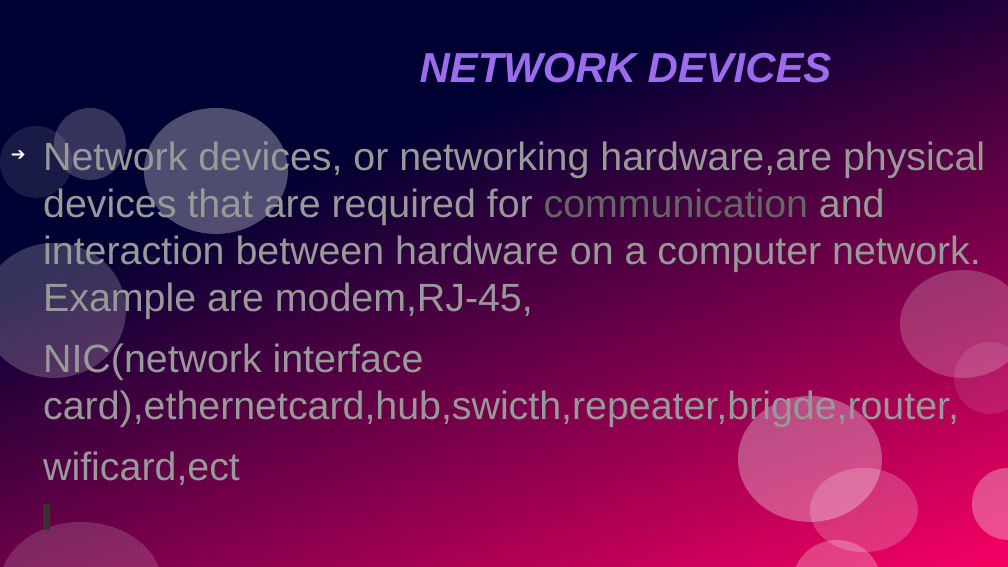
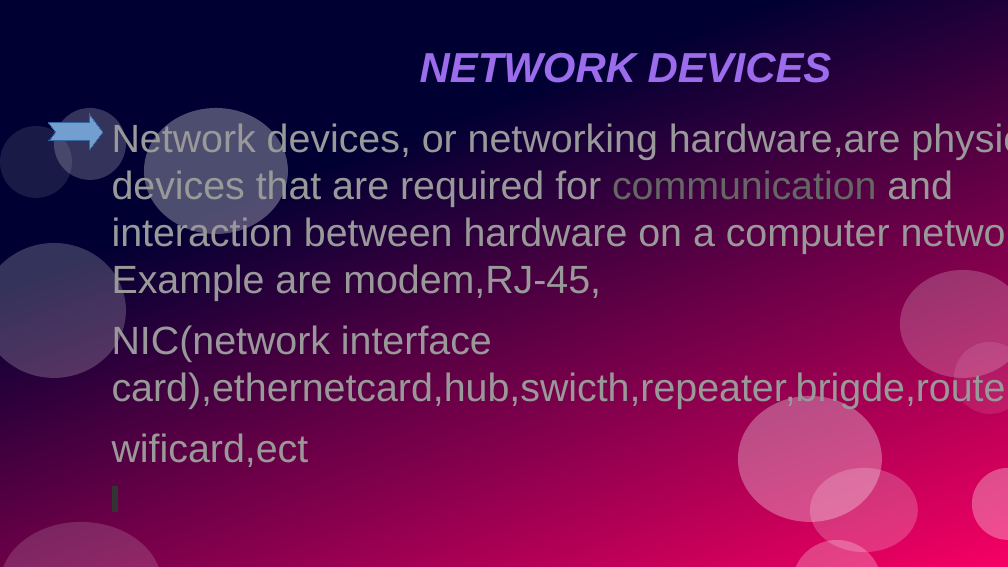
Before and after one commit to rudnesh/school, a slide deck: slide 1 of computer.odp. Drawn at 1008x567 pixels with LibreOffice and Linux fonts; fonts in the diff are those of the drawing. Boxes give left, top, right and bottom in pixels: in the first picture for what was removed or moved away, otherwise in the second. Text is boxed around its words. In the diff, an @@ line names an element or a change of style, - is before the commit and + after.

```diff
--- a/computer.odp
+++ b/computer.odp
@@ freeform shape added at <box>49,114,103,150</box>, fill #729FCF, outline #3465A4 0 pt @@
@@ text "Network devices, or networking hardware,are ...": place and size @@
-text "Network devices, or networking hardware,are ..." at <box>43,138,985,485</box>
+text "Network devices, or networking hardware,are ..." at <box>112,120,1008,467</box>
@@ text at <box>112,120,953,301</box>: bullet ➔ to none @@
```
Also in this commit, not shown: 3 other slides changed, 18 slides added, 1 slide removed.
